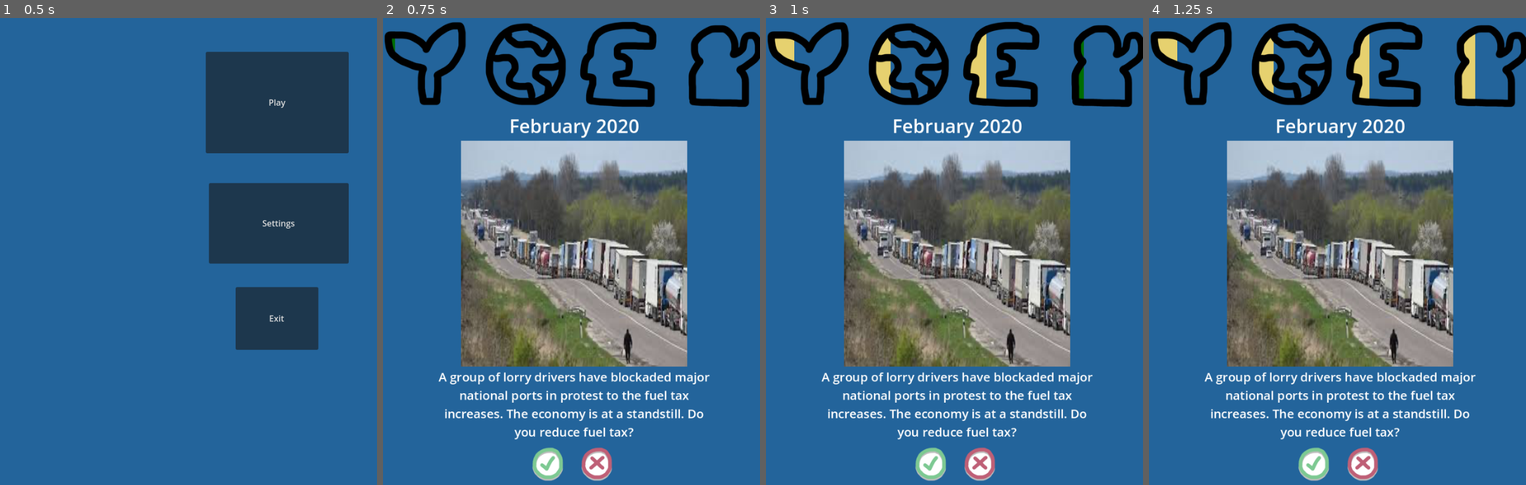
Above: before the commit, frames 1-4 (left to right).
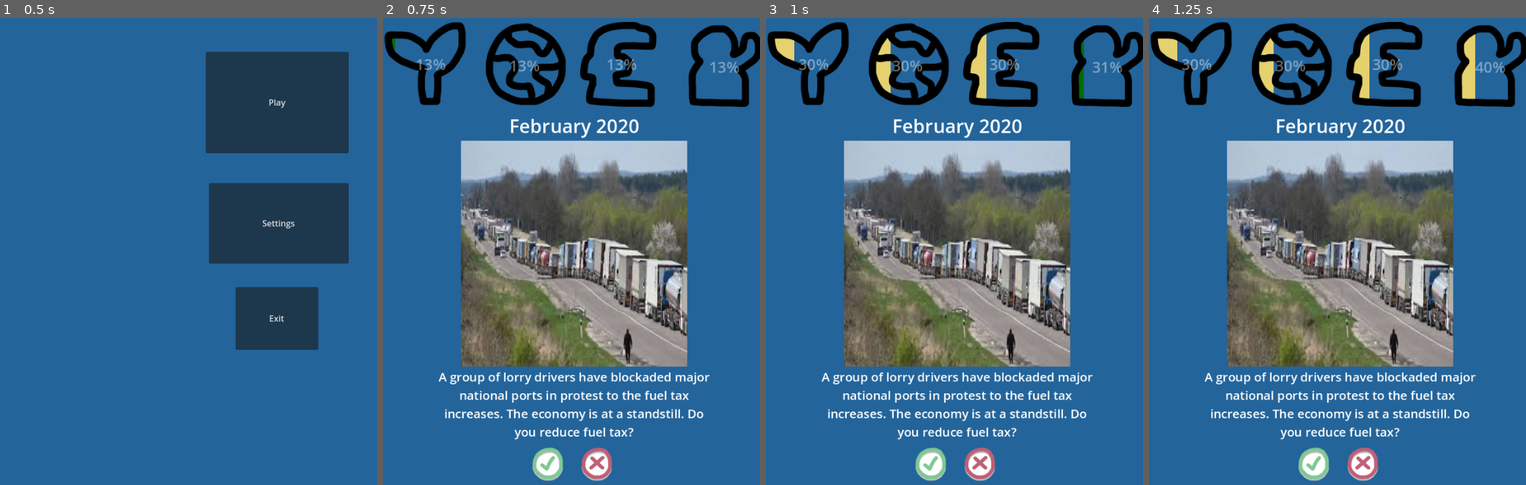
Above: after the commit, the same moments.

Repository: OmerHakanKilic/Dundee-Game-Jam
Game: Godot game, scene res://Scenes/main_menu.tscn
The game is run twice, just before and just after one commit, with the same random seed, the same clock (stepped at 60 frames per second) and the same inputs.
Inputs:
- Up to frame 1 (0.5 s): no input
- Up to frame 2 (0.75 s): click "Play" at 0.5 s
- Up to frame 3 (1 s): no input
- Up to frame 4 (1.25 s): no input

Frame 1 is identical in both runs. In frame 2, 0.3% of the frame differs, in the area x 8-95%, y 8-12%; in frame 3, 0.4%; in frame 4, 0.4%.

Commit message:
percentges and swipe labels

Diff:
--- a/Scenes/main.tscn
+++ b/Scenes/main.tscn
@@ -14,6 +14,10 @@
 [ext_resource type="Texture2D" uid="uid://b78jpjmcxyyg3" path="res://Assets/Images/Icons/treasury_empty.png" id="9_5ewm8"]
 [ext_resource type="Texture2D" uid="uid://b6t48sw5a8jvo" path="res://Assets/Images/Icons/Reject-icon(1).png" id="9_dktkq"]
 [ext_resource type="Texture2D" uid="uid://bj3thry25k62o" path="res://Assets/Images/Icons/popularity_empty.png" id="11_jnqrj"]
+
+[sub_resource type="LabelSettings" id="LabelSettings_jo5d5"]
+font_size = 32
+font_color = Color(1, 1, 1, 0.415686)
 
 [sub_resource type="LabelSettings" id="LabelSettings_36kve"]
 font_size = 40
@@ -43,11 +47,33 @@
 texture_progress = ExtResource("6_7njjp")
 script = ExtResource("5_tu6vq")
 
+[node name="Label" type="Label" parent="MainContainer/TopBar/ClimateIcon"]
+layout_mode = 0
+offset_left = 60.0
+offset_top = 78.0
+offset_right = 142.0
+offset_bottom = 123.0
+text = "100%"
+label_settings = SubResource("LabelSettings_jo5d5")
+horizontal_alignment = 1
+vertical_alignment = 1
+
 [node name="GlobalLeadershipIcon" type="TextureProgressBar" parent="MainContainer/TopBar"]
 layout_mode = 2
 texture_under = ExtResource("7_w7hdl")
 texture_progress = ExtResource("5_6qtwa")
 script = ExtResource("5_tu6vq")
+
+[node name="Label2" type="Label" parent="MainContainer/TopBar/GlobalLeadershipIcon"]
+layout_mode = 0
+offset_left = 55.0
+offset_top = 81.0
+offset_right = 137.0
+offset_bottom = 126.0
+text = "100%"
+label_settings = SubResource("LabelSettings_jo5d5")
+horizontal_alignment = 1
+vertical_alignment = 1
 
 [node name="TreasuryIcon" type="TextureProgressBar" parent="MainContainer/TopBar"]
 layout_mode = 2
@@ -55,11 +81,33 @@
 texture_progress = ExtResource("3_l8kx3")
 script = ExtResource("5_tu6vq")
 
+[node name="Label3" type="Label" parent="MainContainer/TopBar/TreasuryIcon"]
+layout_mode = 0
+offset_left = 57.0
+offset_top = 78.0
+offset_right = 139.0
+offset_bottom = 123.0
+text = "100%"
+label_settings = SubResource("LabelSettings_jo5d5")
+horizontal_alignment = 1
+vertical_alignment = 1
+
 [node name="PopularityIcon" type="TextureProgressBar" parent="MainContainer/TopBar"]
 layout_mode = 2
 texture_under = ExtResource("11_jnqrj")
 texture_progress = ExtResource("4_1rpyp")
 script = ExtResource("5_tu6vq")
+
+[node name="Label4" type="Label" parent="MainContainer/TopBar/PopularityIcon"]
+layout_mode = 0
+offset_left = 71.0
+offset_top = 84.0
+offset_right = 153.0
+offset_bottom = 129.0
+text = "100%"
+label_settings = SubResource("LabelSettings_jo5d5")
+horizontal_alignment = 1
+vertical_alignment = 1
 
 [node name="Date" type="Label" parent="MainContainer"]
 layout_mode = 2
@@ -83,3 +131,13 @@
 [node name="DisagreeButton" type="TextureButton" parent="MainContainer/BottomBar"]
 layout_mode = 2
 texture_normal = ExtResource("9_dktkq")
+
+[node name="ApproveIcon" type="Sprite2D" parent="."]
+position = Vector2(627, 554)
+scale = Vector2(2, 2)
+texture = ExtResource("8_v7j74")
+
+[node name="RejectIcon" type="Sprite2D" parent="."]
+position = Vector2(105, 565)
+scale = Vector2(2, 2)
+texture = ExtResource("9_dktkq")
--- a/Scripts/game_main.gd
+++ b/Scripts/game_main.gd
@@ -136,6 +136,10 @@
 			else:
 				swipe_offset = max(0,swipe_offset-delta*1500.0)
 
+	var finish_fadeout = max(0.0,2.0*(abs(swipe_offset)-finish_threshold/2.0) / finish_threshold)
+	$ApproveIcon.modulate.a = swipe_offset / threshold - finish_fadeout
+	$RejectIcon.modulate.a = swipe_offset / (-threshold) - finish_fadeout
+
 	current_event_scene.swipe_offset = swipe_offset
 	#current_event_scene.rotation = rotate_amount
 	#current_event_scene.position.x = swipe_offset
--- a/Scripts/progress_bar_controller.gd
+++ b/Scripts/progress_bar_controller.gd
@@ -26,4 +26,5 @@
 	else:
 		tint_progress = Color.WHITE_SMOKE
 
+	get_child(0).text = str(round(current)) + "%"
 	value = current
Not shown: 1 places in Scenes/main.tscn that only renumber resources
